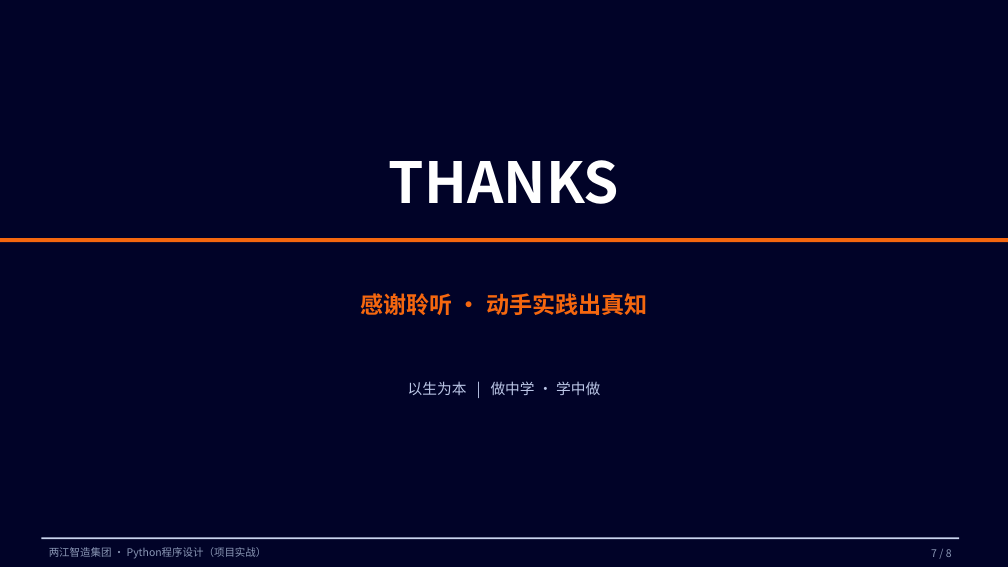
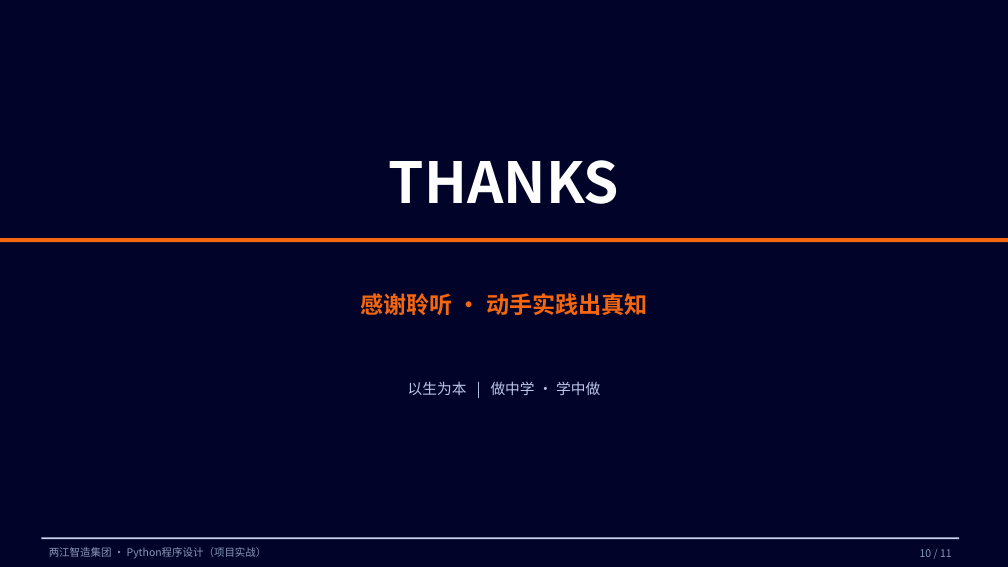
Before and after one commit to tianqiongenze/ai-course-teaching-resources, a slide deck: slide 10 of 03-Python程序设计-项目实战/V2授课PPT/W06-第12次课-搭建多源数据采集中枢.pptx (slide 7 before the commit). Drawn at 1008x567 pixels with LibreOffice and Linux fonts; fonts in the diff are those of the drawing. Boxes give left, top, right and bottom in pixels: in the first picture for what was removed or moved away, otherwise in the second. Text is boxed around its words. In the diff, an @@ line names an element or a change of style, - is before the commit and + after.

```diff
--- a/03-Python程序设计-项目实战/V2授课PPT/W06-第12次课-搭建多源数据采集中枢.pptx
+++ b/03-Python程序设计-项目实战/V2授课PPT/W06-第12次课-搭建多源数据采集中枢.pptx
@@ text at (x1=920, y1=549, x2=952, y2=557): text changed @@
-7 / 8
+10 / 11
```
Also in this commit, not shown: 4 other slides changed, 3 slides added, 12 other files.
